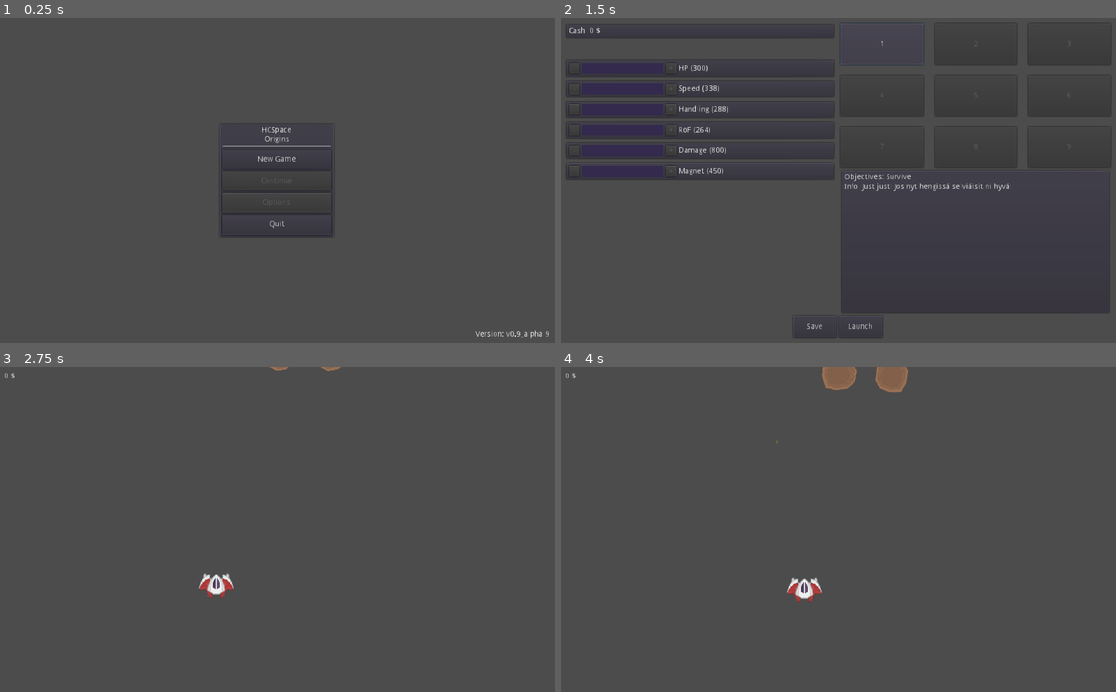
Above: before the commit, frames 1-4 (two rows, left to right).
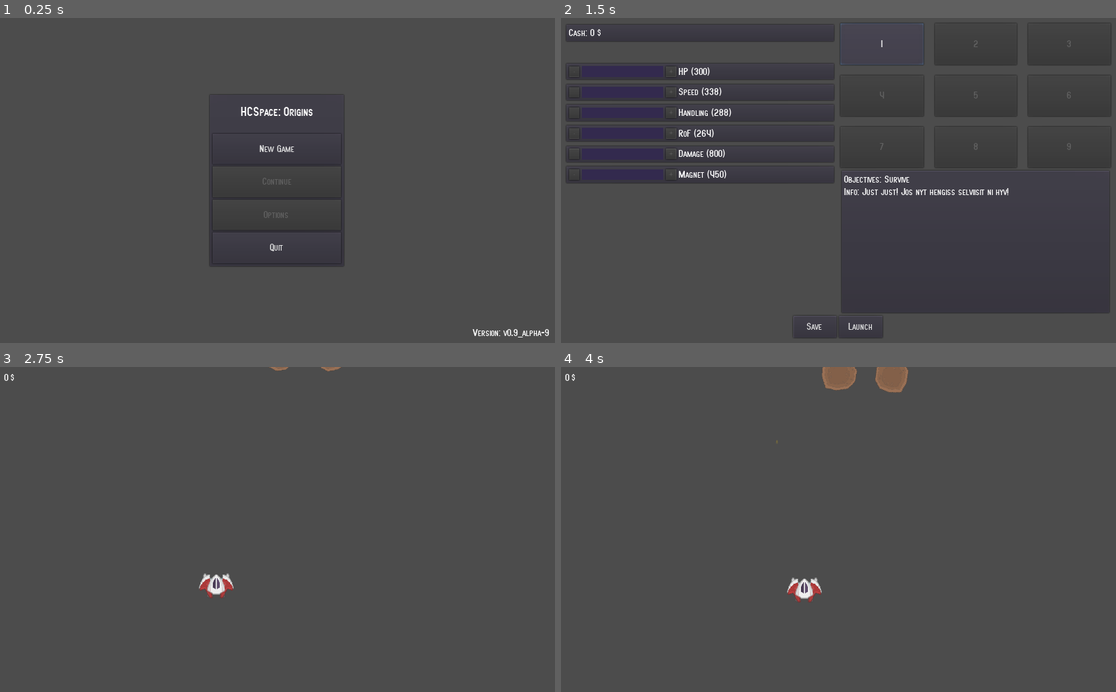
Above: after the commit, the same moments.

Repository: Kessinen/HCSSpace-Origins
Game: Godot game, scene res://Menus/Mainmenu.tscn
The game is run twice, just before and just after one commit, with the same random seed, the same clock (stepped at 60 frames per second) and the same inputs.
Inputs:
- Up to frame 1 (0.25 s): no input
- Up to frame 2 (1.5 s): click "New Game" at 0.5 s; click "1" at 1.25 s
- Up to frame 3 (2.75 s): click "Launch" at 2 s
- Up to frame 4 (4 s): tap Enter at 2.75 s; hold D (move_right) 2.78-3.53 s; hold Space (shoot) 2.78-3.53 s; hold S (move_down) from 3.53 s (still down); tap Space (shoot) at 3.6 s

The runs differ from the first frame. In frame 1, 1.4% of the frame differs, in the area x 37-99%, y 27-99%; in frame 2, 2.4%, in the area x 0-92%, y 2-96%; in frame 3, less than 0.1%; in frame 4, less than 0.1%.

Commit message:
ADD Theming

Diff:
--- /dev/null
+++ b/src/Assets/Fonts/BasicFont.tres
@@ -0,0 +1,8 @@
+[gd_resource type="DynamicFont" load_steps=2 format=2]
+
+[ext_resource path="res://Assets/Fonts/SF Atarian System.ttf" type="DynamicFontData" id=1]
+
+[resource]
+size = 20
+outline_color = Color( 0, 0, 0, 1 )
+font_data = ExtResource( 1 )
--- a/src/GUI/levelGui.tscn
+++ b/src/GUI/levelGui.tscn
@@ -1,6 +1,7 @@
-[gd_scene load_steps=2 format=2]
+[gd_scene load_steps=3 format=2]
 
 [ext_resource path="res://GUI/levelGui.gd" type="Script" id=1]
+[ext_resource path="res://Assets/Fonts/BasicFont.tres" type="DynamicFont" id=2]
 
 [node name="Gui" type="Control"]
 anchor_right = 1.0
@@ -21,11 +22,13 @@
 
 [node name="loot" type="Label" parent="Container"]
 margin_right = 8.0
-margin_bottom = 14.0
+margin_bottom = 21.0
+custom_fonts/font = ExtResource( 2 )
 text = "0"
 
 [node name="curSymbol" type="Label" parent="Container"]
 margin_left = 12.0
 margin_right = 20.0
-margin_bottom = 14.0
+margin_bottom = 21.0
+custom_fonts/font = ExtResource( 2 )
 text = "$"
--- a/src/Menus/LevelSelect.tscn
+++ b/src/Menus/LevelSelect.tscn
@@ -1,6 +1,7 @@
-[gd_scene load_steps=4 format=2]
+[gd_scene load_steps=5 format=2]
 
 [ext_resource path="res://Menus/LevelSelect.gd" type="Script" id=1]
+[ext_resource path="res://Assets/Fonts/BasicFont.tres" type="DynamicFont" id=2]
 
 [sub_resource type="StyleBoxFlat" id=1]
 bg_color = Color( 0.74902, 0.00784314, 0.00784314, 1 )
@@ -45,40 +46,41 @@
 
 [node name="VBoxContainer" type="VBoxContainer" parent="VBoxContainer/HBoxContainer/VBoxContainer"]
 margin_right = 497.0
-margin_bottom = 290.0
+margin_bottom = 303.0
 
 [node name="PanelContainer4" type="PanelContainer" parent="VBoxContainer/HBoxContainer/VBoxContainer/VBoxContainer"]
 margin_right = 497.0
-margin_bottom = 28.0
+margin_bottom = 35.0
 
 [node name="lblCash" type="Label" parent="VBoxContainer/HBoxContainer/VBoxContainer/VBoxContainer/PanelContainer4"]
 margin_left = 7.0
 margin_top = 7.0
 margin_right = 490.0
-margin_bottom = 21.0
+margin_bottom = 28.0
+custom_fonts/font = ExtResource( 2 )
 text = "Cash: 0 $"
 
 [node name="MarginContainer" type="MarginContainer" parent="VBoxContainer/HBoxContainer/VBoxContainer/VBoxContainer"]
-margin_top = 32.0
-margin_right = 497.0
-margin_bottom = 62.0
+margin_top = 39.0
+margin_right = 497.0
+margin_bottom = 69.0
 rect_min_size = Vector2( 0, 30 )
 
 [node name="HP" type="PanelContainer" parent="VBoxContainer/HBoxContainer/VBoxContainer/VBoxContainer"]
-margin_top = 66.0
-margin_right = 497.0
-margin_bottom = 100.0
+margin_top = 73.0
+margin_right = 497.0
+margin_bottom = 108.0
 size_flags_horizontal = 3
 
 [node name="HBoxContainer" type="HBoxContainer" parent="VBoxContainer/HBoxContainer/VBoxContainer/VBoxContainer/HP"]
 margin_left = 7.0
 margin_top = 7.0
 margin_right = 490.0
-margin_bottom = 27.0
+margin_bottom = 28.0
 
 [node name="btnMin" type="Button" parent="VBoxContainer/HBoxContainer/VBoxContainer/VBoxContainer/HP/HBoxContainer"]
 margin_right = 20.0
-margin_bottom = 20.0
+margin_bottom = 21.0
 rect_min_size = Vector2( 20, 20 )
 disabled = true
 text = "-"
@@ -99,34 +101,34 @@
 [node name="btnPlus" type="Button" parent="VBoxContainer/HBoxContainer/VBoxContainer/VBoxContainer/HP/HBoxContainer"]
 margin_left = 178.0
 margin_right = 198.0
-margin_bottom = 20.0
+margin_bottom = 21.0
 rect_min_size = Vector2( 20, 20 )
 disabled = true
 text = "+"
 
 [node name="lblTitle" type="Label" parent="VBoxContainer/HBoxContainer/VBoxContainer/VBoxContainer/HP/HBoxContainer"]
 margin_left = 202.0
-margin_top = 3.0
 margin_right = 483.0
-margin_bottom = 17.0
-size_flags_horizontal = 3
+margin_bottom = 21.0
+size_flags_horizontal = 3
+custom_fonts/font = ExtResource( 2 )
 text = "HP"
 
 [node name="Speed" type="PanelContainer" parent="VBoxContainer/HBoxContainer/VBoxContainer/VBoxContainer"]
-margin_top = 104.0
-margin_right = 497.0
-margin_bottom = 138.0
+margin_top = 112.0
+margin_right = 497.0
+margin_bottom = 147.0
 size_flags_horizontal = 3
 
 [node name="HBoxContainer" type="HBoxContainer" parent="VBoxContainer/HBoxContainer/VBoxContainer/VBoxContainer/Speed"]
 margin_left = 7.0
 margin_top = 7.0
 margin_right = 490.0
-margin_bottom = 27.0
+margin_bottom = 28.0
 
 [node name="btnMin" type="Button" parent="VBoxContainer/HBoxContainer/VBoxContainer/VBoxContainer/Speed/HBoxContainer"]
 margin_right = 20.0
-margin_bottom = 20.0
+margin_bottom = 21.0
 rect_min_size = Vector2( 20, 20 )
 disabled = true
 text = "-"
@@ -147,33 +149,33 @@
 [node name="btnPlus" type="Button" parent="VBoxContainer/HBoxContainer/VBoxContainer/VBoxContainer/Speed/HBoxContainer"]
 margin_left = 178.0
 margin_right = 198.0
-margin_bottom = 20.0
+margin_bottom = 21.0
 rect_min_size = Vector2( 20, 20 )
 disabled = true
 text = "+"
 
 [node name="lblTitle" type="Label" parent="VBoxContainer/HBoxContainer/VBoxContainer/VBoxContainer/Speed/HBoxContainer"]
 margin_left = 202.0
-margin_top = 3.0
-margin_right = 241.0
-margin_bottom = 17.0
+margin_right = 240.0
+margin_bottom = 21.0
+custom_fonts/font = ExtResource( 2 )
 text = "Speed"
 
 [node name="Handling" type="PanelContainer" parent="VBoxContainer/HBoxContainer/VBoxContainer/VBoxContainer"]
-margin_top = 142.0
-margin_right = 497.0
-margin_bottom = 176.0
+margin_top = 151.0
+margin_right = 497.0
+margin_bottom = 186.0
 size_flags_horizontal = 3
 
 [node name="HBoxContainer" type="HBoxContainer" parent="VBoxContainer/HBoxContainer/VBoxContainer/VBoxContainer/Handling"]
 margin_left = 7.0
 margin_top = 7.0
 margin_right = 490.0
-margin_bottom = 27.0
+margin_bottom = 28.0
 
 [node name="btnMin" type="Button" parent="VBoxContainer/HBoxContainer/VBoxContainer/VBoxContainer/Handling/HBoxContainer"]
 margin_right = 20.0
-margin_bottom = 20.0
+margin_bottom = 21.0
 rect_min_size = Vector2( 20, 20 )
 disabled = true
 text = "-"
@@ -194,33 +196,33 @@
 [node name="btnPlus" type="Button" parent="VBoxContainer/HBoxContainer/VBoxContainer/VBoxContainer/Handling/HBoxContainer"]
 margin_left = 178.0
 margin_right = 198.0
-margin_bottom = 20.0
+margin_bottom = 21.0
 rect_min_size = Vector2( 20, 20 )
 disabled = true
 text = "+"
 
 [node name="lblTitle" type="Label" parent="VBoxContainer/HBoxContainer/VBoxContainer/VBoxContainer/Handling/HBoxContainer"]
 margin_left = 202.0
-margin_top = 3.0
-margin_right = 258.0
-margin_bottom = 17.0
+margin_right = 259.0
+margin_bottom = 21.0
+custom_fonts/font = ExtResource( 2 )
 text = "Handling"
 
 [node name="RoF" type="PanelContainer" parent="VBoxContainer/HBoxContainer/VBoxContainer/VBoxContainer"]
-margin_top = 180.0
-margin_right = 497.0
-margin_bottom = 214.0
+margin_top = 190.0
+margin_right = 497.0
+margin_bottom = 225.0
 size_flags_horizontal = 3
 
 [node name="HBoxContainer" type="HBoxContainer" parent="VBoxContainer/HBoxContainer/VBoxContainer/VBoxContainer/RoF"]
 margin_left = 7.0
 margin_top = 7.0
 margin_right = 490.0
-margin_bottom = 27.0
+margin_bottom = 28.0
 
 [node name="btnMin" type="Button" parent="VBoxContainer/HBoxContainer/VBoxContainer/VBoxContainer/RoF/HBoxContainer"]
 margin_right = 20.0
-margin_bottom = 20.0
+margin_bottom = 21.0
 rect_min_size = Vector2( 20, 20 )
 disabled = true
 text = "-"
@@ -241,33 +243,33 @@
 [node name="btnPlus" type="Button" parent="VBoxContainer/HBoxContainer/VBoxContainer/VBoxContainer/RoF/HBoxContainer"]
 margin_left = 178.0
 margin_right = 198.0
-margin_bottom = 20.0
+margin_bottom = 21.0
 rect_min_size = Vector2( 20, 20 )
 disabled = true
 text = "+"
 
 [node name="lblTitle" type="Label" parent="VBoxContainer/HBoxContainer/VBoxContainer/VBoxContainer/RoF/HBoxContainer"]
 margin_left = 202.0
-margin_top = 3.0
-margin_right = 271.0
-margin_bottom = 17.0
+margin_right = 278.0
+margin_bottom = 21.0
+custom_fonts/font = ExtResource( 2 )
 text = "Rate of fire"
 
 [node name="Damage" type="PanelContainer" parent="VBoxContainer/HBoxContainer/VBoxContainer/VBoxContainer"]
-margin_top = 218.0
-margin_right = 497.0
-margin_bottom = 252.0
+margin_top = 229.0
+margin_right = 497.0
+margin_bottom = 264.0
 size_flags_horizontal = 3
 
 [node name="HBoxContainer" type="HBoxContainer" parent="VBoxContainer/HBoxContainer/VBoxContainer/VBoxContainer/Damage"]
 margin_left = 7.0
 margin_top = 7.0
 margin_right = 490.0
-margin_bottom = 27.0
+margin_bottom = 28.0
 
 [node name="btnMin" type="Button" parent="VBoxContainer/HBoxContainer/VBoxContainer/VBoxContainer/Damage/HBoxContainer"]
 margin_right = 20.0
-margin_bottom = 20.0
+margin_bottom = 21.0
 rect_min_size = Vector2( 20, 20 )
 disabled = true
 text = "-"
@@ -288,33 +290,33 @@
 [node name="btnPlus" type="Button" parent="VBoxContainer/HBoxContainer/VBoxContainer/VBoxContainer/Damage/HBoxContainer"]
 margin_left = 178.0
 margin_right = 198.0
-margin_bottom = 20.0
+margin_bottom = 21.0
 rect_min_size = Vector2( 20, 20 )
 disabled = true
 text = "+"
 
 [node name="lblTitle" type="Label" parent="VBoxContainer/HBoxContainer/VBoxContainer/VBoxContainer/Damage/HBoxContainer"]
 margin_left = 202.0
-margin_top = 3.0
-margin_right = 254.0
-margin_bottom = 17.0
+margin_right = 251.0
+margin_bottom = 21.0
+custom_fonts/font = ExtResource( 2 )
 text = "Damage"
 
 [node name="Magnet" type="PanelContainer" parent="VBoxContainer/HBoxContainer/VBoxContainer/VBoxContainer"]
-margin_top = 256.0
-margin_right = 497.0
-margin_bottom = 290.0
+margin_top = 268.0
+margin_right = 497.0
+margin_bottom = 303.0
 size_flags_horizontal = 3
 
 [node name="HBoxContainer" type="HBoxContainer" parent="VBoxContainer/HBoxContainer/VBoxContainer/VBoxContainer/Magnet"]
 margin_left = 7.0
 margin_top = 7.0
 margin_right = 490.0
-margin_bottom = 27.0
+margin_bottom = 28.0
 
 [node name="btnMin" type="Button" parent="VBoxContainer/HBoxContainer/VBoxContainer/VBoxContainer/Magnet/HBoxContainer"]
 margin_right = 20.0
-margin_bottom = 20.0
+margin_bottom = 21.0
 rect_min_size = Vector2( 20, 20 )
 disabled = true
 text = "-"
@@ -335,16 +337,16 @@
 [node name="btnPlus" type="Button" parent="VBoxContainer/HBoxContainer/VBoxContainer/VBoxContainer/Magnet/HBoxContainer"]
 margin_left = 178.0
 margin_right = 198.0
-margin_bottom = 20.0
+margin_bottom = 21.0
 rect_min_size = Vector2( 20, 20 )
 disabled = true
 text = "+"
 
 [node name="lblTitle" type="Label" parent="VBoxContainer/HBoxContainer/VBoxContainer/VBoxContainer/Magnet/HBoxContainer"]
 margin_left = 202.0
-margin_top = 3.0
-margin_right = 249.0
-margin_bottom = 17.0
+margin_right = 251.0
+margin_bottom = 21.0
+custom_fonts/font = ExtResource( 2 )
 text = "Magnet"
 
 [node name="VBoxContainer2" type="VBoxContainer" parent="VBoxContainer/HBoxContainer"]
@@ -368,6 +370,7 @@
 margin_bottom = 75.0
 size_flags_horizontal = 3
 size_flags_vertical = 3
+custom_fonts/font = ExtResource( 2 )
 disabled = true
 text = "1"
 
@@ -377,6 +380,7 @@
 margin_bottom = 75.0
 size_flags_horizontal = 3
 size_flags_vertical = 3
+custom_fonts/font = ExtResource( 2 )
 disabled = true
 text = "2"
 
@@ -386,6 +390,7 @@
 margin_bottom = 75.0
 size_flags_horizontal = 3
 size_flags_vertical = 3
+custom_fonts/font = ExtResource( 2 )
 disabled = true
 text = "3"
 
@@ -395,6 +400,7 @@
 margin_bottom = 170.0
 size_flags_horizontal = 3
 size_flags_vertical = 3
+custom_fonts/font = ExtResource( 2 )
 disabled = true
 text = "4"
 
@@ -405,6 +411,7 @@
 margin_bottom = 170.0
 size_flags_horizontal = 3
 size_flags_vertical = 3
+custom_fonts/font = ExtResource( 2 )
 disabled = true
 text = "5"
 
@@ -415,6 +422,7 @@
 margin_bottom = 170.0
 size_flags_horizontal = 3
 size_flags_vertical = 3
+custom_fonts/font = ExtResource( 2 )
 disabled = true
 text = "6"
 
@@ -424,6 +432,7 @@
 margin_bottom = 265.0
 size_flags_horizontal = 3
 size_flags_vertical = 3
+custom_fonts/font = ExtResource( 2 )
 disabled = true
 text = "7"
 
@@ -434,6 +443,7 @@
 margin_bottom = 265.0
 size_flags_horizontal = 3
 size_flags_vertical = 3
+custom_fonts/font = ExtResource( 2 )
 disabled = true
 text = "8"
 
@@ -444,6 +454,7 @@
 margin_bottom = 265.0
 size_flags_horizontal = 3
 size_flags_vertical = 3
+custom_fonts/font = ExtResource( 2 )
 disabled = true
 text = "9"
 
@@ -462,17 +473,19 @@
 
 [node name="lblTitle" type="Label" parent="VBoxContainer/HBoxContainer/VBoxContainer2/Panel/VBoxContainer"]
 margin_right = 483.0
-margin_bottom = 14.0
+margin_bottom = 21.0
 size_flags_vertical = 1
+custom_fonts/font = ExtResource( 2 )
 text = "Objectives:"
 __meta__ = {
 "_edit_use_anchors_": false
 }
 
 [node name="lblDesc" type="Label" parent="VBoxContainer/HBoxContainer/VBoxContainer2/Panel/VBoxContainer"]
-margin_top = 18.0
+margin_top = 25.0
 margin_right = 483.0
-margin_bottom = 32.0
+margin_bottom = 46.0
+custom_fonts/font = ExtResource( 2 )
 text = "Info:"
 
 [node name="HBoxContainer2" type="CenterContainer" parent="VBoxContainer"]
@@ -489,6 +502,7 @@
 margin_right = 80.0
 margin_bottom = 40.0
 rect_min_size = Vector2( 80, 40 )
+custom_fonts/font = ExtResource( 2 )
 text = "Save"
 
 [node name="btnLaunch" type="Button" parent="VBoxContainer/HBoxContainer2/HBoxContainer"]
@@ -498,6 +512,7 @@
 rect_min_size = Vector2( 80, 40 )
 size_flags_horizontal = 0
 size_flags_vertical = 0
+custom_fonts/font = ExtResource( 2 )
 disabled = true
 text = "Launch"
 
--- a/src/Menus/Mainmenu.tscn
+++ b/src/Menus/Mainmenu.tscn
@@ -1,6 +1,12 @@
-[gd_scene load_steps=2 format=2]
+[gd_scene load_steps=5 format=2]
 
 [ext_resource path="res://Menus/Mainmenu.gd" type="Script" id=1]
+[ext_resource path="res://Assets/Fonts/SF Atarian System.ttf" type="DynamicFontData" id=2]
+[ext_resource path="res://Assets/Fonts/BasicFont.tres" type="DynamicFont" id=3]
+
+[sub_resource type="DynamicFont" id=1]
+size = 25
+font_data = ExtResource( 2 )
 
 [node name="Mainmenu" type="Control"]
 anchor_right = 1.0
@@ -18,6 +24,7 @@
 margin_bottom = -8.58582
 size_flags_horizontal = 3
 size_flags_vertical = 0
+custom_fonts/font = ExtResource( 3 )
 text = "Version: "
 align = 2
 valign = 2
@@ -33,61 +40,76 @@
 }
 
 [node name="PanelContainer" type="PanelContainer" parent="CenterContainer"]
-margin_left = 405.0
-margin_top = 193.0
-margin_right = 619.0
-margin_bottom = 407.0
+margin_left = 387.0
+margin_top = 140.0
+margin_right = 637.0
+margin_bottom = 460.0
+rect_min_size = Vector2( 250, 320 )
 
 [node name="VBoxContainer" type="VBoxContainer" parent="CenterContainer/PanelContainer"]
 margin_left = 7.0
 margin_top = 7.0
-margin_right = 207.0
-margin_bottom = 207.0
+margin_right = 243.0
+margin_bottom = 313.0
 rect_min_size = Vector2( 200, 200 )
 __meta__ = {
 "_edit_use_anchors_": false
 }
 
+[node name="MarginContainer2" type="MarginContainer" parent="CenterContainer/PanelContainer/VBoxContainer"]
+margin_right = 236.0
+margin_bottom = 10.0
+rect_min_size = Vector2( 0, 10 )
+__meta__ = {
+"_edit_use_anchors_": false
+}
+
 [node name="Label" type="Label" parent="CenterContainer/PanelContainer/VBoxContainer"]
-margin_right = 200.0
-margin_bottom = 31.0
-text = "HCSpace
-Origins"
+margin_top = 14.0
+margin_right = 236.0
+margin_bottom = 40.0
+custom_fonts/font = SubResource( 1 )
+text = "HCSpace: Origins"
 align = 1
 
-[node name="HSeparator" type="HSeparator" parent="CenterContainer/PanelContainer/VBoxContainer"]
-margin_top = 35.0
-margin_right = 200.0
-margin_bottom = 39.0
+[node name="MarginContainer" type="MarginContainer" parent="CenterContainer/PanelContainer/VBoxContainer"]
+margin_top = 44.0
+margin_right = 236.0
+margin_bottom = 64.0
+rect_min_size = Vector2( 0, 20 )
 
 [node name="btnNewGame" type="Button" parent="CenterContainer/PanelContainer/VBoxContainer"]
-margin_top = 43.0
-margin_right = 200.0
-margin_bottom = 79.0
+margin_top = 68.0
+margin_right = 236.0
+margin_bottom = 124.0
 size_flags_vertical = 3
+custom_fonts/font = ExtResource( 3 )
 text = "New Game"
 
 [node name="btnContinue" type="Button" parent="CenterContainer/PanelContainer/VBoxContainer"]
-margin_top = 83.0
-margin_right = 200.0
-margin_bottom = 119.0
+margin_top = 128.0
+margin_right = 236.0
+margin_bottom = 185.0
 size_flags_vertical = 3
+custom_fonts/font = ExtResource( 3 )
 disabled = true
 text = "Continue"
 
 [node name="btnOptions" type="Button" parent="CenterContainer/PanelContainer/VBoxContainer"]
-margin_top = 123.0
-margin_right = 200.0
-margin_bottom = 159.0
+margin_top = 189.0
+margin_right = 236.0
+margin_bottom = 245.0
 size_flags_vertical = 3
+custom_fonts/font = ExtResource( 3 )
 disabled = true
 text = "Options"
 
 [node name="btnQuit" type="Button" parent="CenterContainer/PanelContainer/VBoxContainer"]
-margin_top = 163.0
-margin_right = 200.0
-margin_bottom = 200.0
+margin_top = 249.0
+margin_right = 236.0
+margin_bottom = 306.0
 size_flags_vertical = 3
+custom_fonts/font = ExtResource( 3 )
 text = "Quit"
 
 [connection signal="pressed" from="CenterContainer/PanelContainer/VBoxContainer/btnNewGame" to="." method="_on_btnNewGame_pressed"]
Binary file added: src/Assets/Fonts/SF Atarian System.ttf
